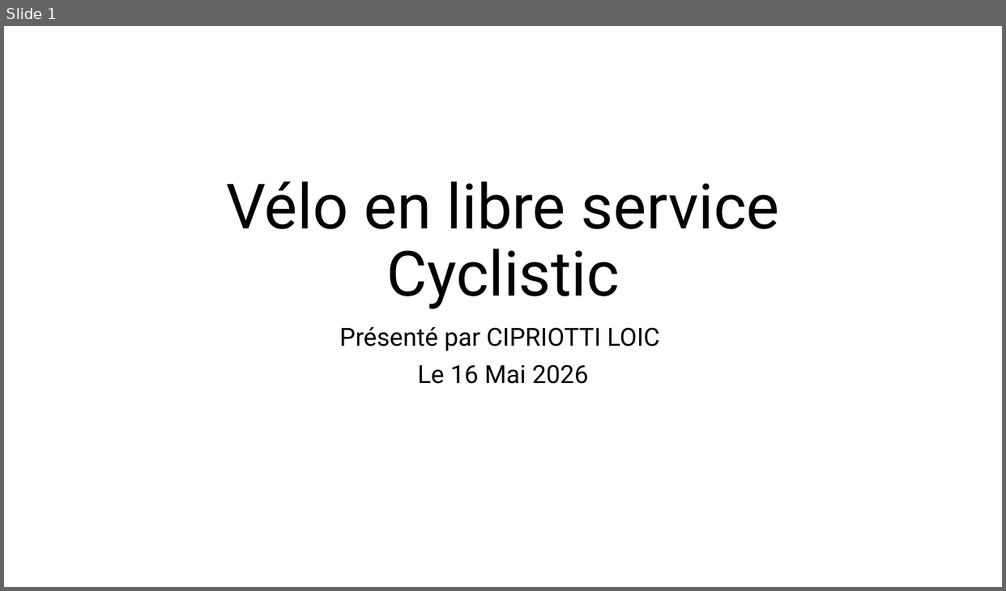
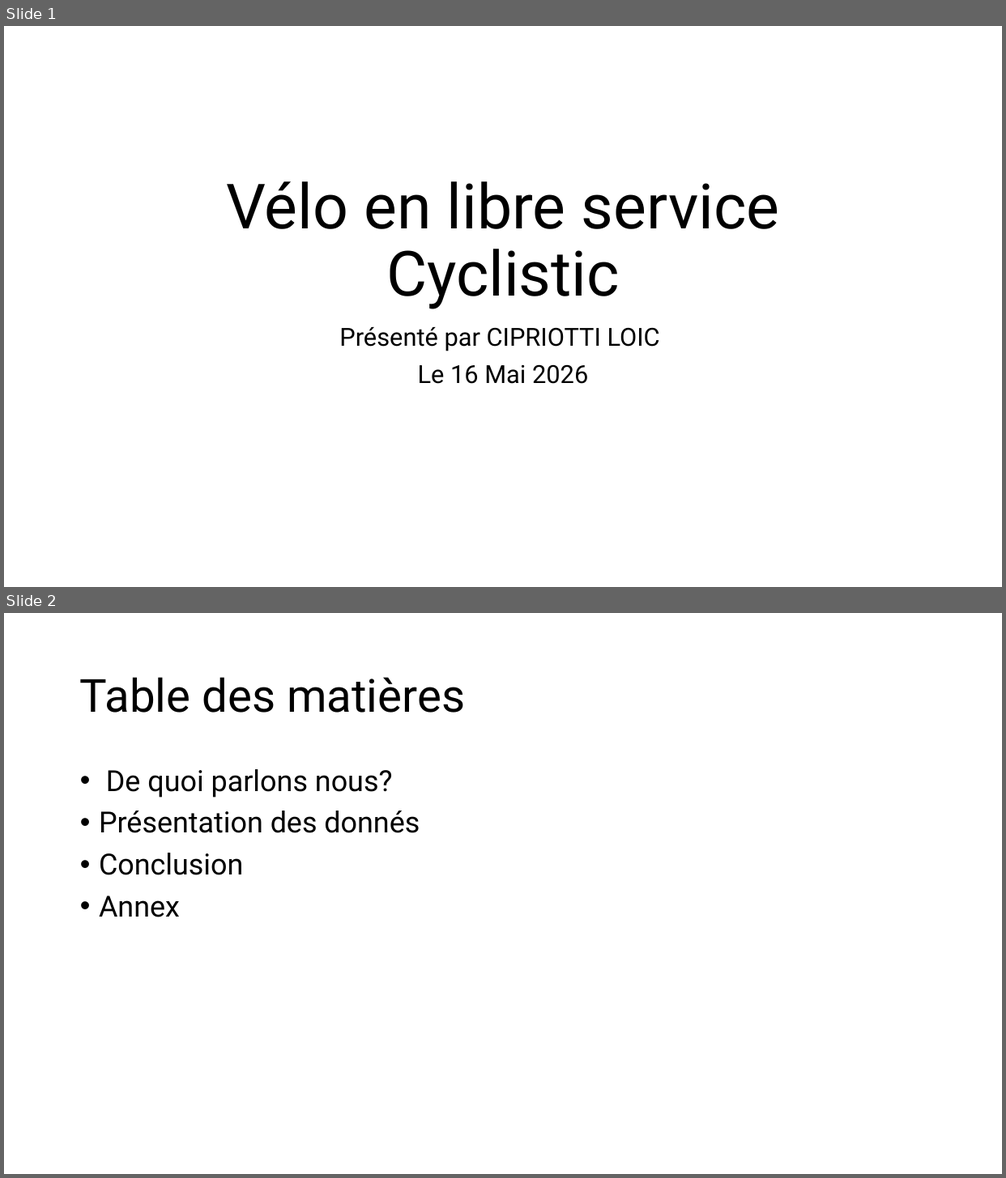
Before and after one commit to Loic0427/Data_etudes_de_cas, a slide deck: Velo en libre service/Etude_de_cas_cyclistic.pptx. Shown one above the other, each under a label of ours: slide 1 before the commit, slides 1 and 2 after it. The pictures are 1006x591 and 1006x1178 pixels, drawn with LibreOffice and Linux fonts; fonts in the diff are those of the drawing. Boxes give left, top, right and bottom in pixels: in the first picture for what was removed or moved away, otherwise in the second. Text is boxed around its words. In the diff, an @@ line names an element or a change of style, - is before the commit and + after.

```diff
--- a/Velo en libre service/Etude_de_cas_cyclistic.pptx
+++ b/Velo en libre service/Etude_de_cas_cyclistic.pptx
@@ slide 2 added at (4,613,1002,1174), background #FFFFFF @@
@@ title added at (80,677,465,713), 44 pt, text #000000 @@
+Table des matières
@@ text added at (99,769,420,918), 28 pt, text #000000 @@
+• De quoi parlons nous?
+• Présentation des donnés
+• Conclusion
+• Annex
```
Also in this commit, not shown: 9 other slides added, 4 slides removed, 6 other files.
